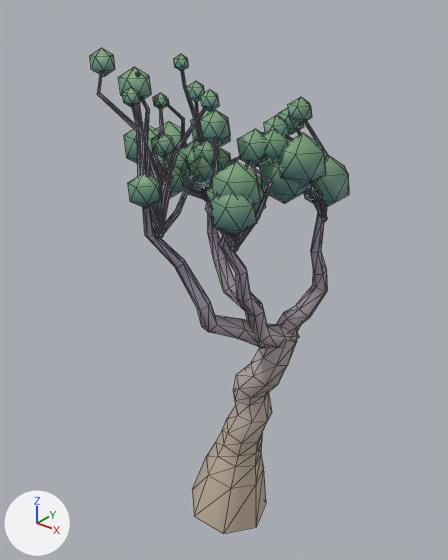
A saved change to the glTF model assets/environment/vegetation/trees/seed/seed_tree_f.glb.
The view is the same before and after, from a 50 mm lens placed at (8.14, -10.54, 12.5), pointed at (0.0, -0.36, 6.19). Arrows for +X, +Y and +Z are at lower left; the lights stay in place. The older version comes first. Mesh edges are drawn as thin lines. Objects named as collision shapes, trigger or cutter boxes, shadow casters or lower levels of detail are left out. Vertices at exactly the same position are counted once.

Objects in the first picture: 'seed_tree_f_LOD0'.
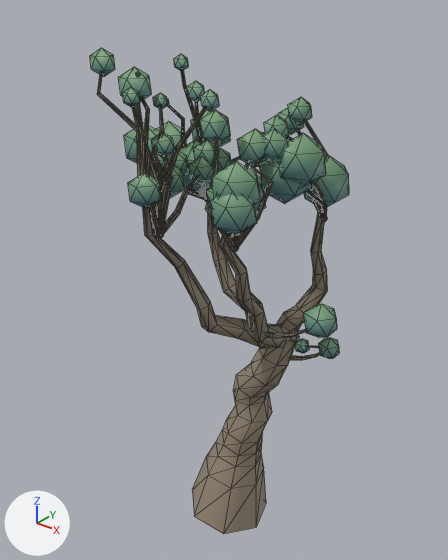
Where the change shows, as pixel boxes [x1, y1, x2, y2] in the pictures (448 x 560 px):
part 1 of me_seed_tree_f_lod0, added
    after: [304, 304, 337, 338]
part 2 of me_seed_tree_f_lod0, added
    after: [319, 338, 340, 358]
part 3 of me_seed_tree_f_lod0, added
    after: [295, 339, 309, 353]
part 4 of me_seed_tree_f_lod0, added
    after: [265, 329, 306, 338]
part 5 of me_seed_tree_f_lod0, added
    after: [290, 352, 320, 360]
part 6 of me_seed_tree_f_lod0, recoloured (darker)
    both: [97, 70, 328, 534]

Edits to the bpy script that builds the scene:
```text
Change me_seed_tree_f_lod0:
    used by ob_seed_tree_f_lod0; location = (0.0, 0.0, 0.0)
    remove me_seed_tree_f_lod0.from_pydata(...)  # 1585 vertices, 2268 faces; spans x -2.41..2.75, y -3.43..2.63, z -1.22..11.7
    add me_seed_tree_f_lod0.from_pydata(...)  # 1706 vertices, 2408 faces; spans x -2.41..3.79, y -3.43..2.63, z -1.22..11.7
    me_seed_tree_f_lod0 part 1: a new loose piece, an icosphere of 20 faces spanning x 2.57..3.26, y -1.27..-0.61, z 6.0..6.77, in mat_seedcore
    me_seed_tree_f_lod0 part 2: a new loose piece, an icosphere of 20 faces spanning x 2.15..2.65, y 0.28..0.76, z 4.55..5.12, in mat_seedcore
    me_seed_tree_f_lod0 part 3: a new loose piece, an icosphere of 20 faces spanning x 1.61..1.95, y 0.19..0.52, z 4.54..4.93, in mat_seedcore
    me_seed_tree_f_lod0 part 4: a new loose piece of 20 vertices spanning x 1.07..2.93, y -0.96..-0.53, z 5.24..6.4, in mat_toon
    me_seed_tree_f_lod0 part 5: a new loose piece of 20 vertices spanning x 0.9..2.42, y -0.02..0.54, z 4.31..4.85, in mat_toon
    me_seed_tree_f_lod0 part 6: 1508 kept faces spanning x -1.85..1.92, y -2.9..1.93, z -1.22..11.08 get new vertex colours; the middle colour goes from light grey #b5aac5 to brown #908673
    other edits to the shape of me_seed_tree_f_lod0 do not show in these pictures
```
